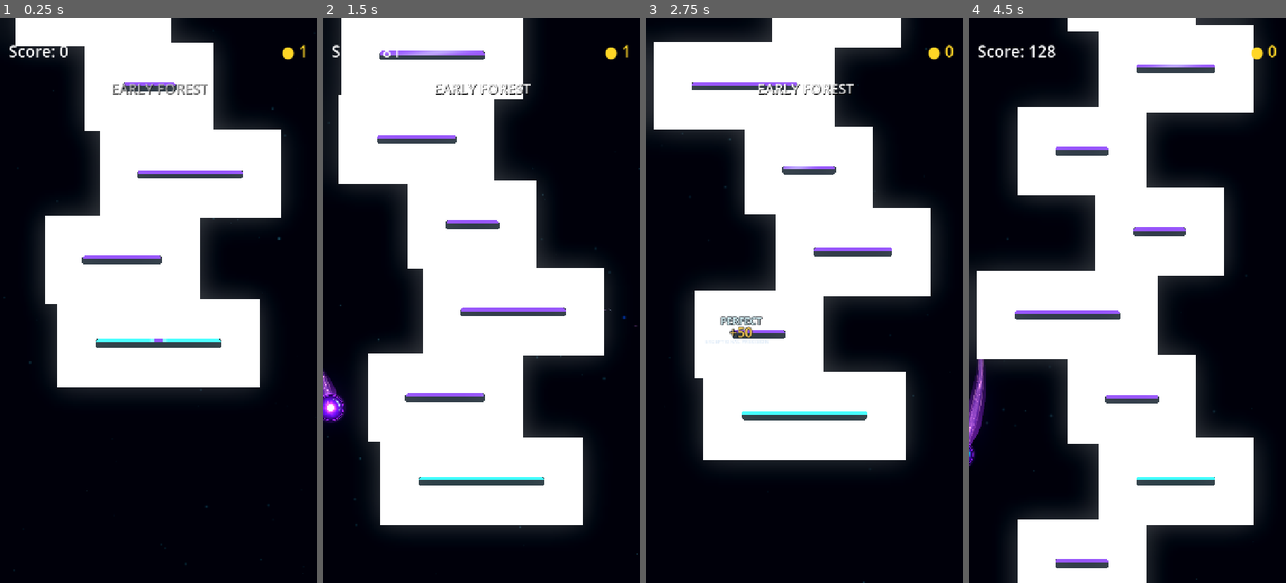
Above: before the commit, frames 1-4 (left to right).
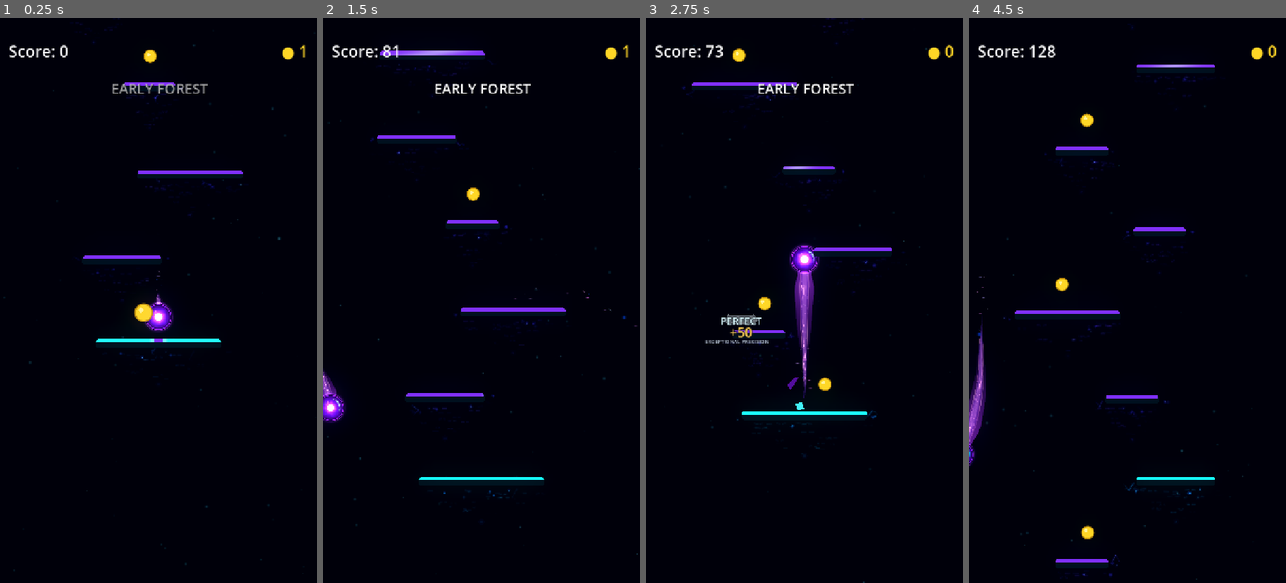
Above: after the commit, the same moments.

Repository: Kryodo/TowerJump
Game: Godot game, scene res://scenes/main.tscn
Same seed, same stepped clock (60 frames per second), same inputs: the game is played once before the commit and once after it.
Inputs (mouse positions are in pixels of both pictures, inside the frame that each line leads up to):
- Up to frame 1 (0.25 s): no input
- Up to frame 2 (1.5 s): move the mouse to (551, 272) at 0.52 s; hold Right (ui_right) 0.53-1.25 s; click (551, 272) at 0.67 s; drag from (418, 328) to (471, 193) at 1.27 s
- Up to frame 3 (2.75 s): click "Nochmal spielen" at 2 s
- Up to frame 4 (4.5 s): move the mouse to (1159, 176) at 2.77 s; hold Right (ui_right) 2.78-3.5 s; drag from (1111, 413) to (1060, 193) at 3.52 s; move the mouse to (1222, 385) at 4.27 s; hold Left (ui_left) from 4.28 s (still down)

The runs differ from the first frame. In frame 1, 37% of the frame differs, in the area x 4-90%, y 0-66%; in frame 2, 51%; in frame 3, 43%; in frame 4, 52%, in the area x 0-92%, y 0-100%.

Commit message:
Fix fan profile shader declaration

Diff:
--- a/scenes/platform_resonance_cloud.gdshader
+++ b/scenes/platform_resonance_cloud.gdshader
@@ -75,7 +75,7 @@
 	);
 	float fan_vertical_falloff = exp(-below_platform / 70.0)
 		* (1.0 - smoothstep(fan_depth * 0.84, fan_depth, below_platform));
-	float fan_profile = fan_side_falloff * fan_vertical_falloff
+	float fan_profile = fan_side_falloff * fan_vertical_falloff;
 	float spatial_falloff = fan_profile;
 
 	float time = TIME;
